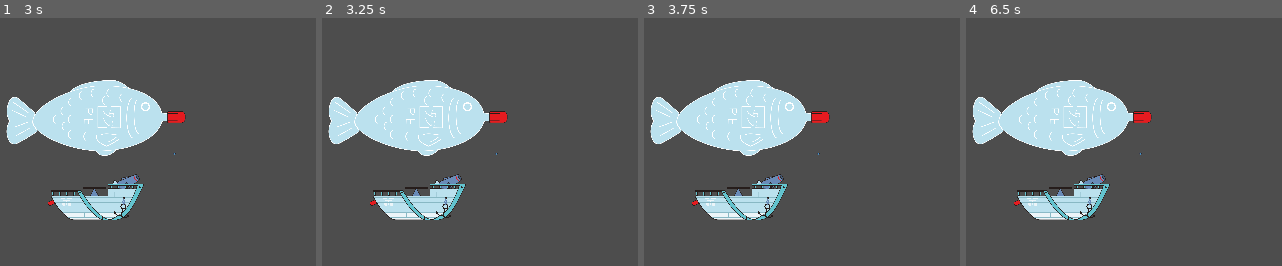
Above: before the commit, frames 1-4 (left to right).
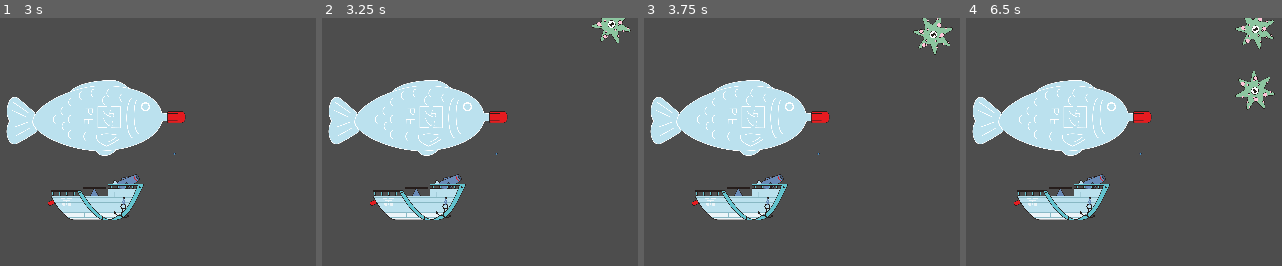
Above: after the commit, the same moments.

Repository: TheJP/GlobalGameJam2025
Game: Godot game, scene res://level/level.tscn
Two runs of this game, one before a commit and one after it. Both use one fixed random seed, a clock stepped at 60 frames per second and the inputs below. The engine's default icon, where the game draws it, is replaced by a stand-in: a white triangle on a blue panel in a dark square.
Inputs:
- Up to frame 1 (3 s): tap Enter at 2 s; tap Space at 2.75 s
- Up to frame 2 (3.25 s): no input
- Up to frame 3 (3.75 s): no input
- Up to frame 4 (6.5 s): no input

Frame 1 is identical in both runs. In frame 2, 0.6% of the frame differs, in the area x 85-98%, y 0-11%; in frame 3, 0.9%; in frame 4, 1.7%, in the area x 85-98%, y 0-38%.

Commit message:
Add dropper to level

Diff:
--- a/level/level.tscn
+++ b/level/level.tscn
@@ -1,9 +1,13 @@
-[gd_scene load_steps=3 format=3 uid="uid://bedvjvquj330j"]
+[gd_scene load_steps=4 format=3 uid="uid://bedvjvquj330j"]
 
 [ext_resource type="PackedScene" uid="uid://coo4vnsykx1i1" path="res://boat/boat.tscn" id="1_b3wcc"]
+[ext_resource type="PackedScene" uid="uid://cbpionso82r22" path="res://enemies/dropper/dropper.tscn" id="1_qgiuj"]
 [ext_resource type="Script" path="res://level/bullet_spawner.gd" id="2_e8j4d"]
 
 [node name="Level" type="Node2D"]
+
+[node name="Dropper" parent="." instance=ExtResource("1_qgiuj")]
+position = Vector2(465, -539)
 
 [node name="Boat" parent="." instance=ExtResource("1_b3wcc")]
 
